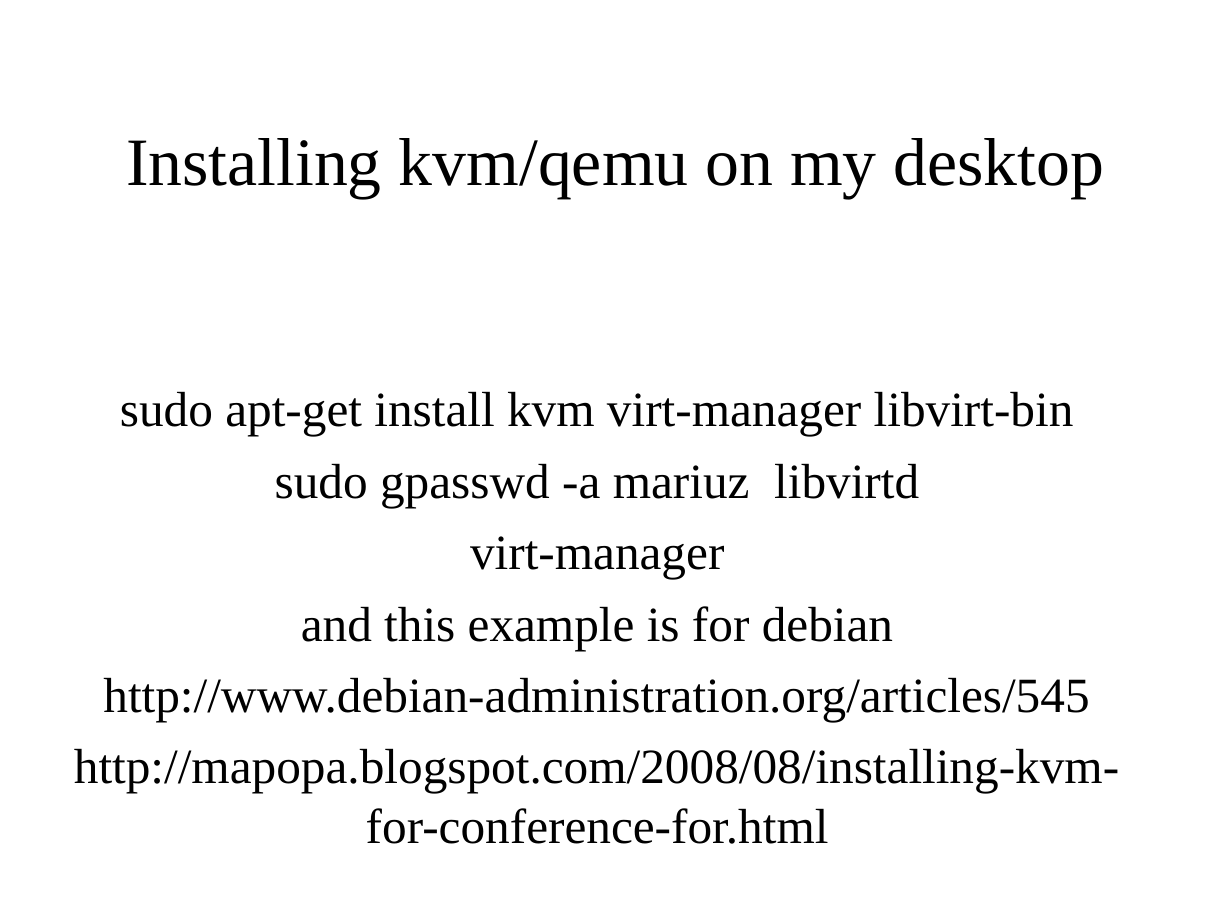
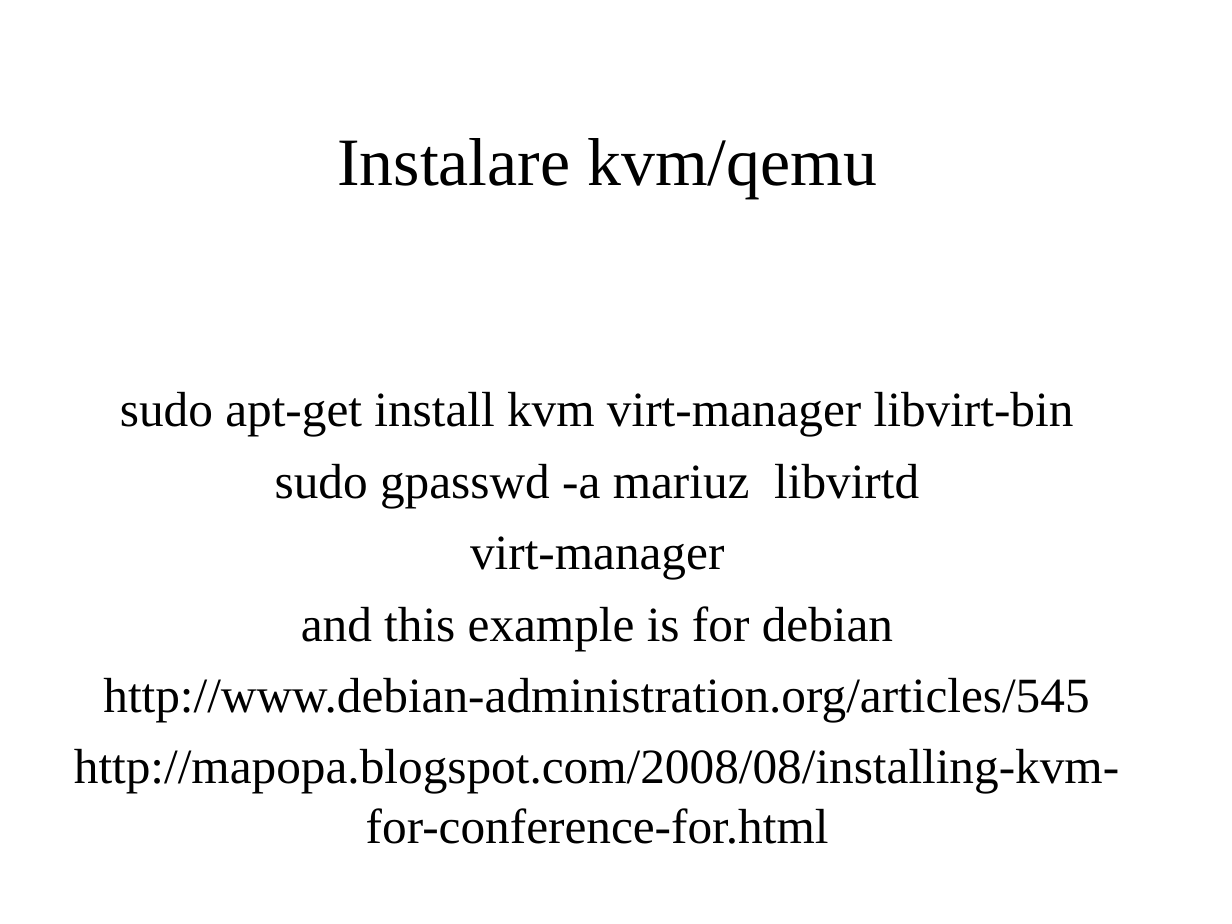
Before and after one commit to mariuz/firebird_livecd, a slide deck: slide 15 of Ultimate_Virtual_Machine_Appliance.ro.odp. Drawn at 1232x924 pixels with LibreOffice and Linux fonts; fonts in the diff are those of the drawing; background and template pictures are left out. Boxes give left, top, right and bottom in pixels: in the first picture for what was removed or moved away, otherwise in the second. Text is boxed around its words. In the diff, an @@ line names an element or a change of style, - is before the commit and + after.

```diff
--- a/Ultimate_Virtual_Machine_Appliance.ro.odp
+++ b/Ultimate_Virtual_Machine_Appliance.ro.odp
@@ title at (x1=337, y1=138, x2=877, y2=199): text changed @@
-Installing kvm/qemu on my desktop
+Instalare kvm/qemu
```
Also in this commit, not shown: 2 other slides changed.
